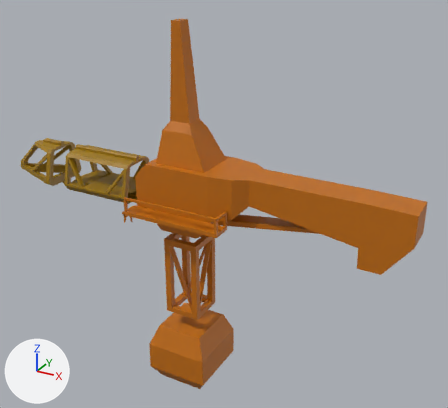
An edit to the FBX model Assets/Models/ModularAssets/MESH_CranePACK.fbx, drawn before and after from the same camera.
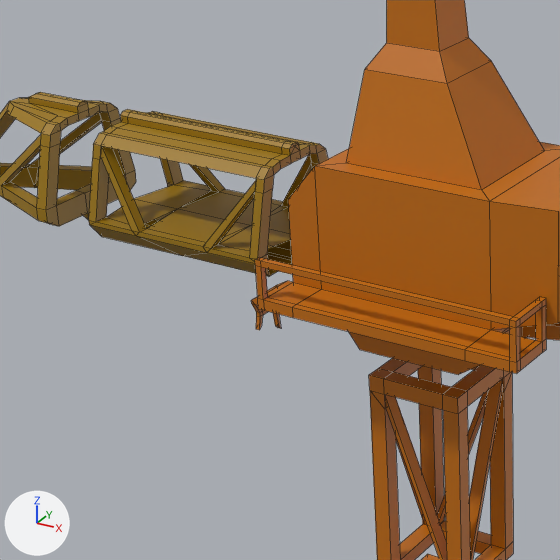
Each version is shown whole from a 50 mm camera at (50.6, -40.0, 35.8) aimed at (28.1, 0.9, 15.3), then close up on the part from 7% to 52% of the width and 26% to 75% of the height. Arrows for +X, +Y and +Z are at lower left; the lights stay in place. The close-ups show mesh edges as thin lines. Where no turn or scale is listed for an object, it has been applied to the vertices. Vertices at the same position are counted once.

The scene before the commit, as lines of its bpy script (objects in view):
```python
me_mesh = bpy.data.meshes.new('Mesh')
me_mesh.from_pydata(...)  # 179 vertices, 200 faces; spans x 0.0..6.51, y -2.1..2.1, z -0.96..2.98
me_mesh.materials.append(mat_mesh_cranearm)  # yellow #9c7700
me_mesh_001 = bpy.data.meshes.new('Mesh.001')
me_mesh_001.from_pydata(...)  # 120 vertices, 141 faces; spans x -5.54..0.0, y -2.1..2.1, z -0.96..2.98
me_mesh_001.materials.append(mat_mesh_cranearm)  # yellow #9c7700
me_mesh_002 = bpy.data.meshes.new('Mesh.002')
me_mesh_002.from_pydata(...)  # 164 vertices, 175 faces; spans x -4.0..18.4, y -3.8..2.4, z 0.0..16.6
me_mesh_002.materials.append(mat_mesh_cranebody)  # orange #c26d00
ob_crane_armend = bpy.data.objects.new('Crane_ArmEnd', me_mesh_001)
ob_crane_armend.location = (12.32, -0.43, 15.61)
ob_crane_armsegment = bpy.data.objects.new('Crane_ArmSegment', me_mesh)
ob_crane_armsegment.location = (14.08, -0.43, 15.61)
ob_crane_controlmodule = bpy.data.objects.new('Crane_ControlModule', me_mesh_002)
ob_crane_controlmodule.location = (25.6, -0.6, 13.35)
# also in view: 'Crane_Support' at (25.7, -0.6, 9.0)
```
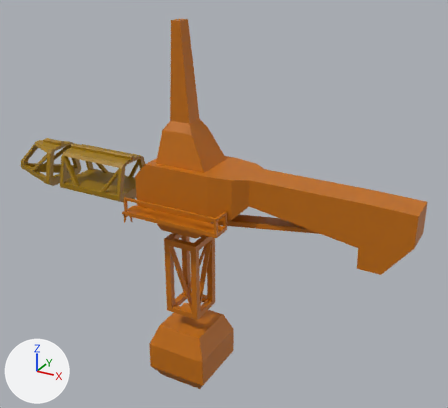
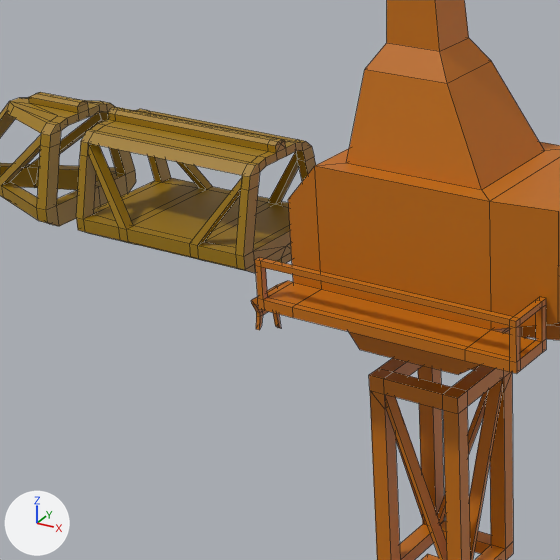
Changed parts and their boxes (x1, y1, x2, y2) in the close-ups (560 x 560 px; the box of a moved part takes in the faces that stretch with it):
'Crane_ArmSegment', reshaped, moved
    before: (89, 109, 328, 276)
    after: (76, 107, 316, 273)
part 1 of me_mesh, moved or reshaped
    before: (89, 183, 292, 276)
    after: (76, 181, 292, 273)

Edits to the bpy script that builds the scene:
```text
Change me_mesh:
    used by ob_crane_armsegment; location = (14.08, -0.43, 15.61)
    remove me_mesh.from_pydata(...)  # 179 vertices, 200 faces; spans x 0.0..6.51, y -2.1..2.1, z -0.96..2.98
    add me_mesh.from_pydata(...)  # 188 vertices, 217 faces; spans x 0.0..6.51, y -2.1..2.1, z -0.96..2.98
    me_mesh part 1
    23 vertices are removed from x 0.0..6.51, y -2.1..2.1, z -0.72..0.0
    50 faces are deleted
    2 vertices move from x 3.25, y -0.32..0.32, z -0.96 to x 3.26, y -0.32..0.32, z -0.96
    12 vertices are added at x 0.0..6.51, y -1.63..1.63, z -0.72..-0.42
    20 new vertices lie (0.0, 0.0, -0.42) away from vertices in x 0.0..6.51, y -2.1..2.1, z 0.0
    67 new faces join them
Change ob_crane_armsegment:
    ob_crane_armsegment.location: (14.08, -0.43, 15.61) -> (13.56, -0.43, 15.61)
```
